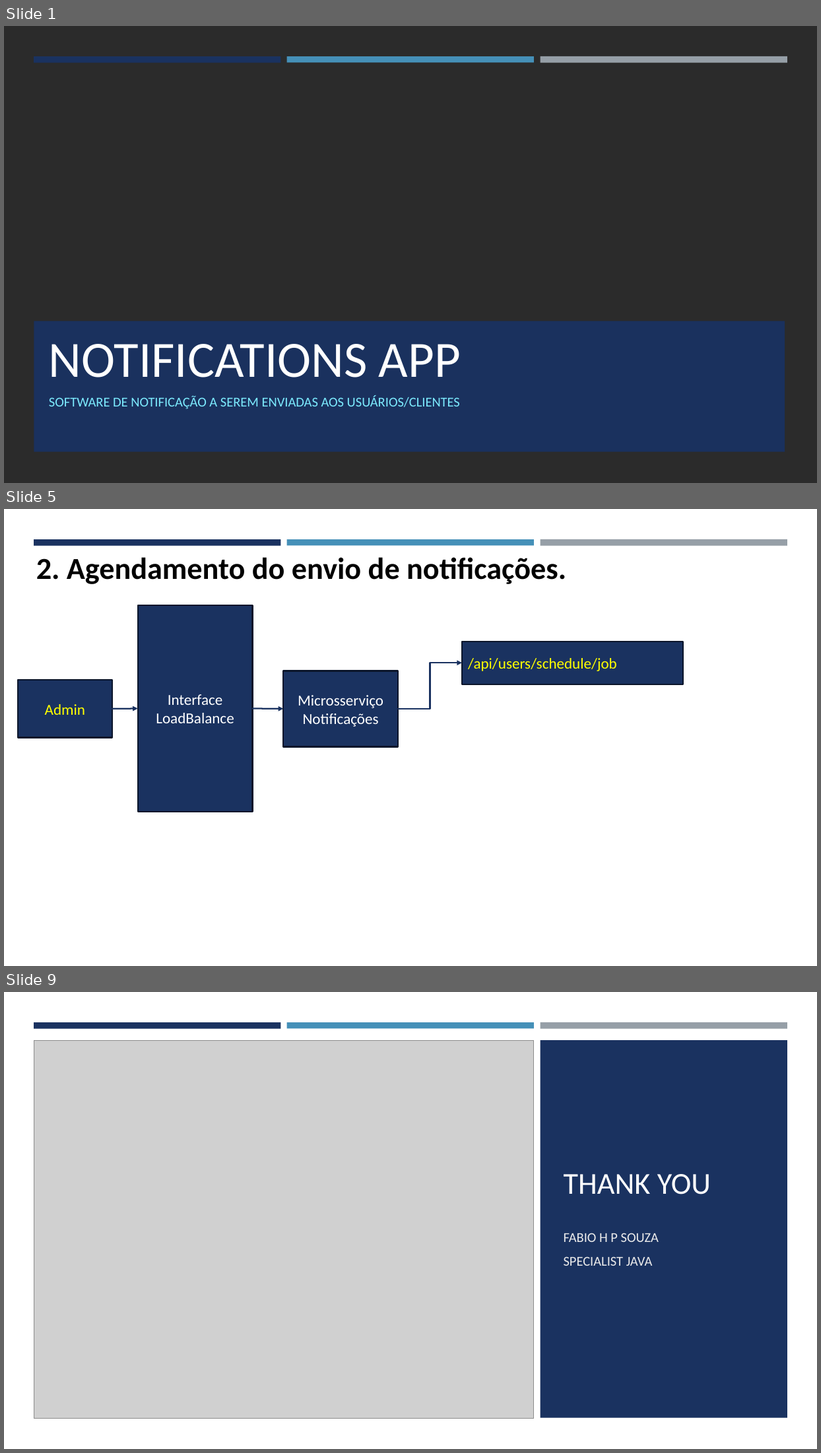
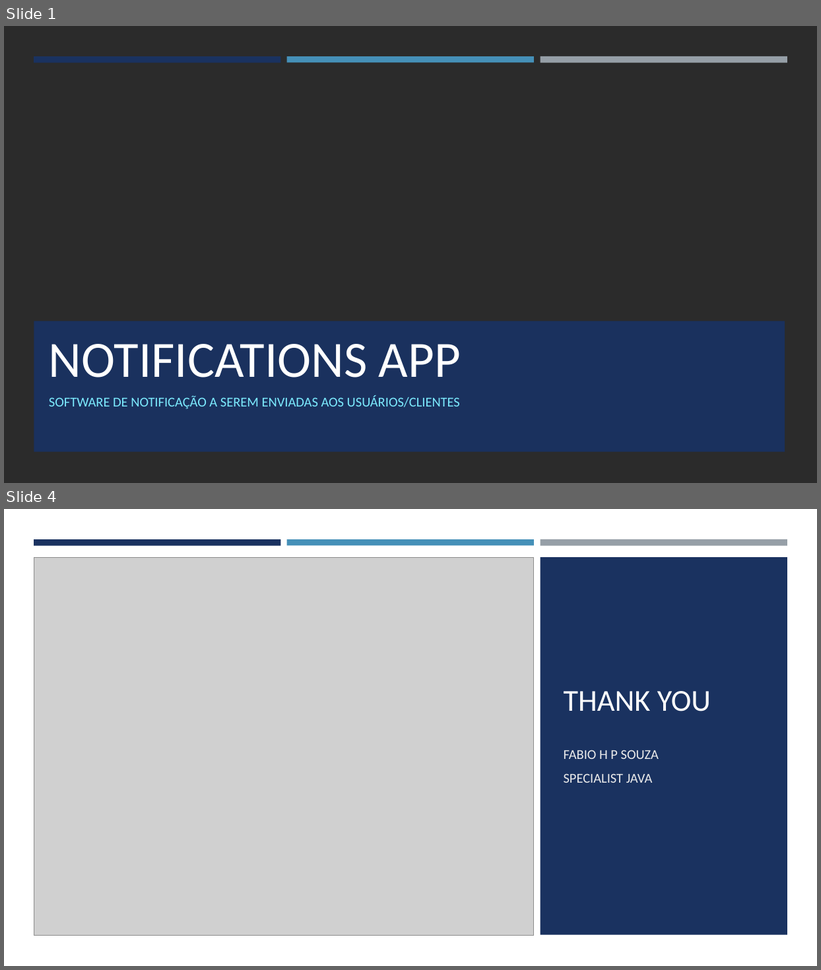
Before and after one commit to fahpsouza/notifications, a slide deck: docs/Notifications App.pptx. Shown one above the other, each under a label of ours: slides 1, 5 and 9 before the commit, slides 1 and 4 after it; the slides between them are not shown. The pictures are 821x1453 and 821x970 pixels, drawn with LibreOffice and Linux fonts; fonts in the diff are those of the drawing; grey boxes stand for pictures; background and template pictures are left out; a plain dark background stands for a picture behind light text. Boxes give left, top, right and bottom in pixels: in the first picture for what was removed or moved away, otherwise in the second. Text is boxed around its words. In the diff, an @@ line names an element or a change of style, - is before the commit and + after.

```diff
--- a/docs/Notifications App.pptx
+++ b/docs/Notifications App.pptx
@@ slide 5 removed at box(4, 509, 817, 966), background #FFFFFF @@
@@ rectangle removed at box(34, 539, 281, 545) @@
@@ rectangle removed at box(287, 539, 534, 545) @@
@@ rectangle removed at box(540, 539, 787, 546) @@
@@ text removed at box(36, 557, 566, 584) @@
-2. Agendamento do envio de notificações.
@@ rectangle removed at box(137, 605, 252, 812) @@
-Interface
-LoadBalance
@@ rectangle removed at box(462, 642, 684, 684) @@
-/api/users/schedule/job
@@ elbow arrow removed from (398, 709) to (462, 663) @@
@@ rectangle removed at box(18, 681, 113, 738) @@
-Admin
@@ rectangle removed at box(283, 671, 398, 747) @@
-Microsserviço Notificações
@@ arrow removed from (112, 709) to (137, 708) @@
@@ arrow removed from (253, 708) to (283, 709) @@
@@ what was slide 9 is now slide 4 @@
```
Also in this commit, not shown: 1 slide changed, 1 slide added, 5 other slides removed, 4 other files.
